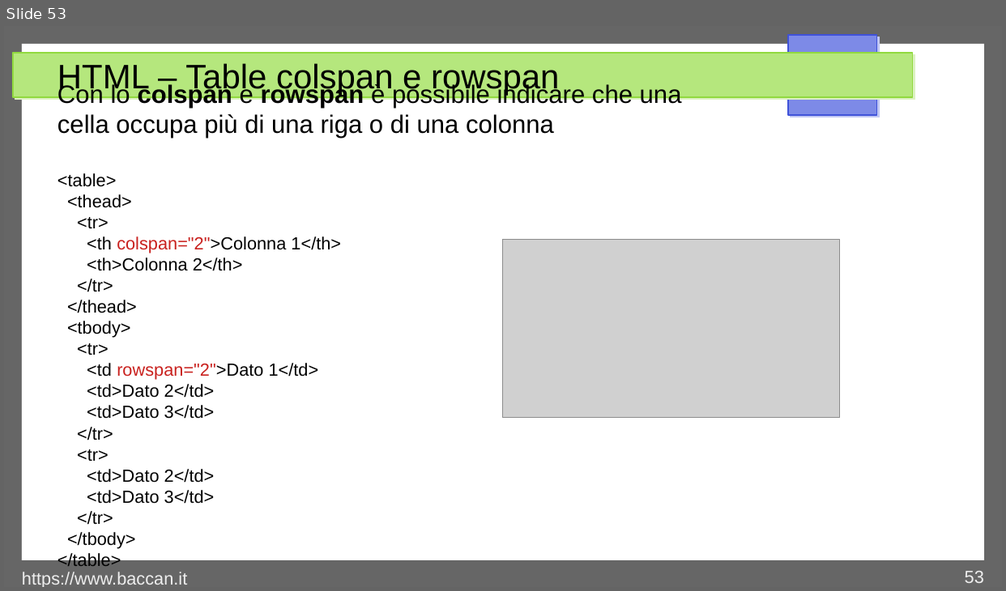
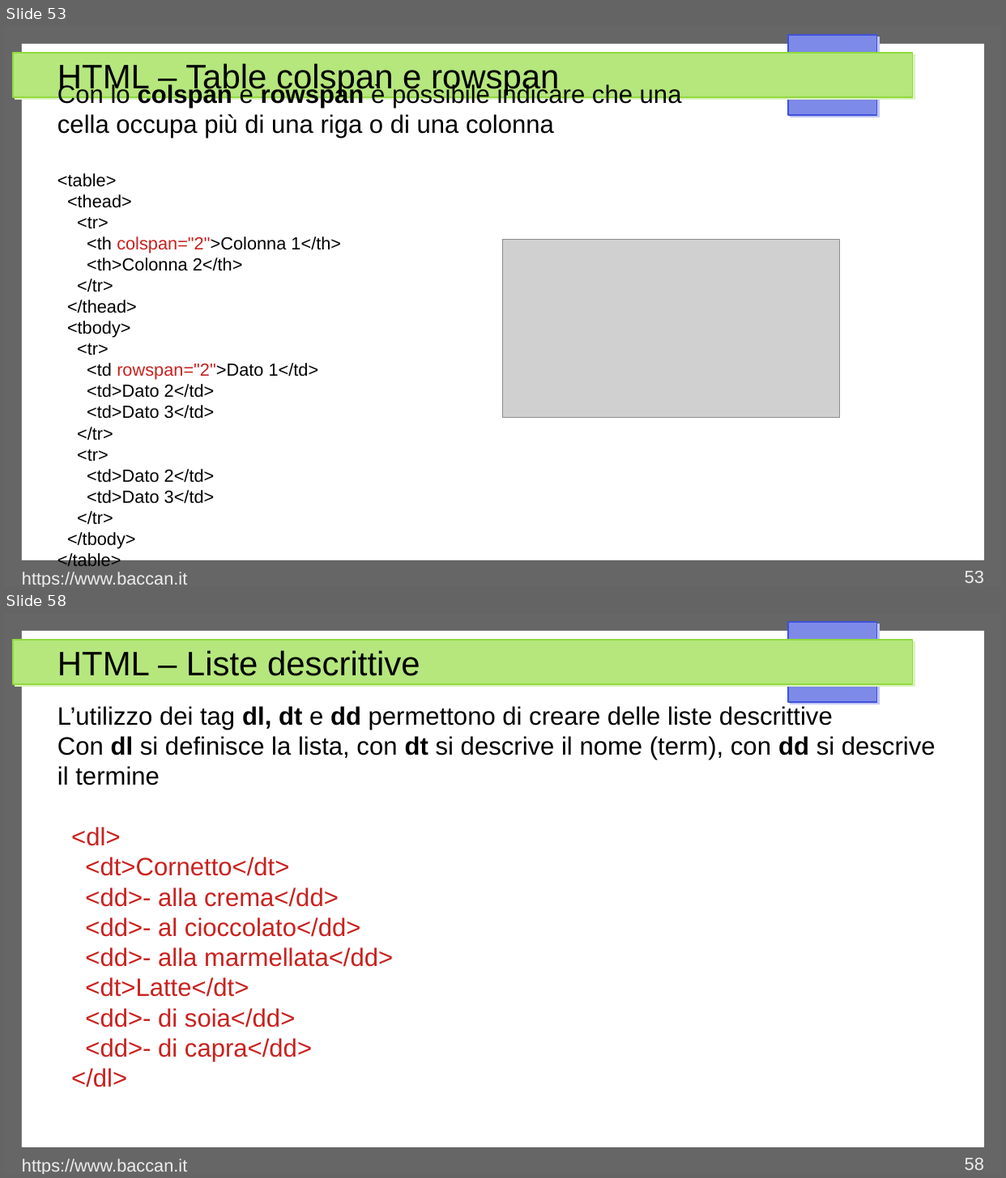
Before and after one commit to matteobaccan/CorsoHTML, a slide deck: Chapter_html.odp. Shown one above the other, each under a label of ours: slide 53 before the commit, slides 53 and 58 after it; the slides between them are not shown. The pictures are 1006x591 and 1006x1178 pixels, drawn with LibreOffice and Linux fonts; fonts in the diff are those of the drawing; grey boxes stand for pictures. Boxes give left, top, right and bottom in pixels: in the first picture for what was removed or moved away, otherwise in the second. Text is boxed around its words. In the diff, an @@ line names an element or a change of style, - is before the commit and + after.

Commit message:
Tabelle, liste e DIV

```diff
--- a/Chapter_html.odp
+++ b/Chapter_html.odp
@@ slide 58 added at (4,613,1002,1174), background #FFFFFF; not listed: 4 template elements that a slide beside it also shows @@
@@ title added at (57,650,420,676), 27 pt, text #000000 @@
+HTML – Liste descrittive
@@ text added at (57,706,936,1088), 20 pt, text #000000 @@
+L’utilizzo dei tag dl, dt e dd permettono di creare delle liste descrittive
+Con dl si definisce la lista, con dt si descrive il nome (term), con dd si descrive il termine
+<dl>
+<dt>Cornetto</dt>
+<dd>- alla crema</dd>
+<dd>- al cioccolato</dd>
+<dd>- alla marmellata</dd>
+<dt>Latte</dt>
+<dd>- di soia</dd>
+<dd>- di capra</dd>
+</dl>
@@ text added at (22,1159,187,1174), 14 pt, text #EEEEEE @@
+https://www.baccan.it
@@ page number added at (965,1158,984,1170), 14 pt, text #EEEEEE @@
+58
```
Also in this commit, not shown: 1 slide changed, 5 other slides added, 6 other files.
